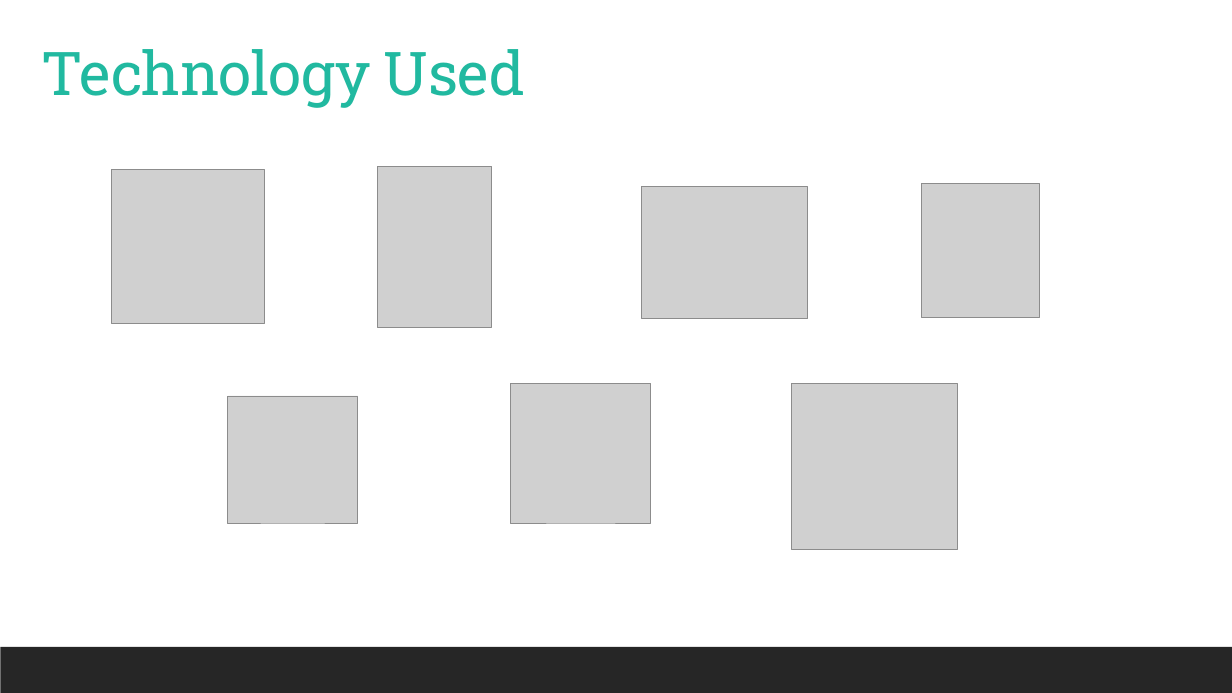
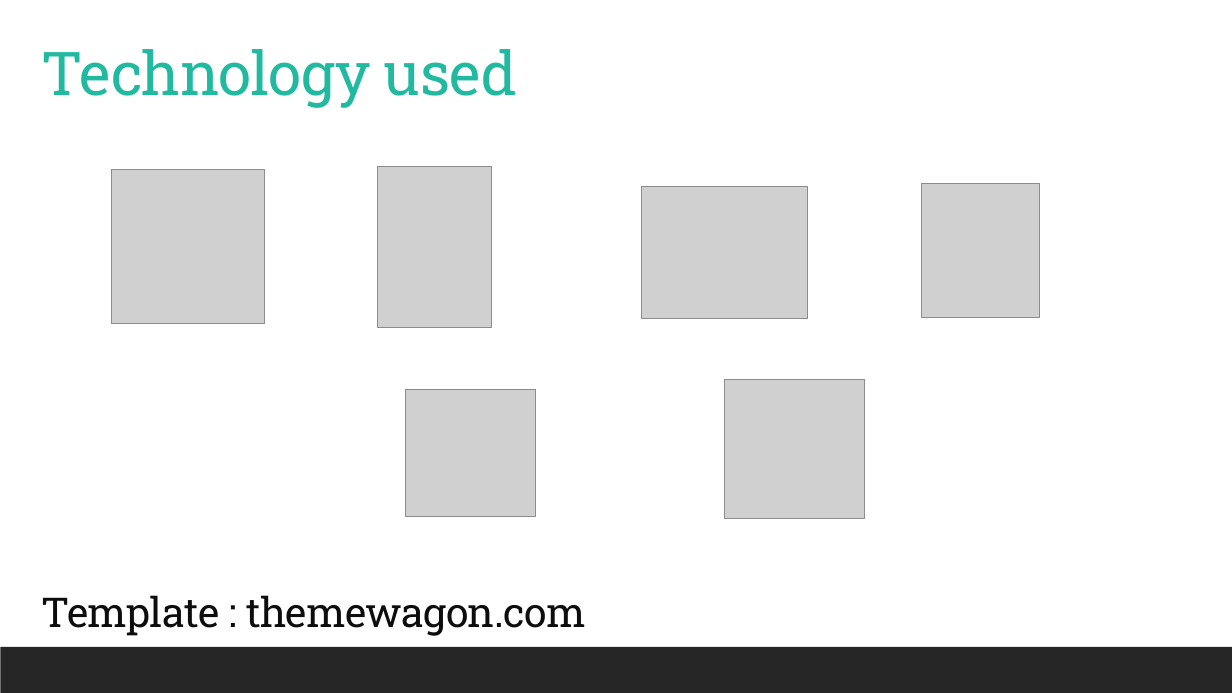
Before and after one commit to Mhojojo/MiniProject2, a slide deck: slide 4 of docu.pptx. Drawn at 1232x693 pixels with LibreOffice and Linux fonts; fonts in the diff are those of the drawing; grey boxes stand for pictures. Boxes give left, top, right and bottom in pixels: in the first picture for what was removed or moved away, otherwise in the second. Text is boxed around its words. In the diff, an @@ line names an element or a change of style, - is before the commit and + after.

Commit message:
qwe

```diff
--- a/docu.pptx
+++ b/docu.pptx
@@ text at (42,49,517,108): text changed @@
-Technology Used
+Technology used
@@ picture: place and size @@
-picture at (511,384,651,523)
+picture at (726,379,865,518)
@@ picture removed at (791,384,958,550) @@
@@ picture: place and size @@
-picture at (228,396,359,524)
+picture at (406,390,536,518)
@@ text added at (42,595,586,636), 32 pt, text #0D0D0D @@
+Template : themewagon.com
```
Also in this commit, not shown: 1 other slide changed.
